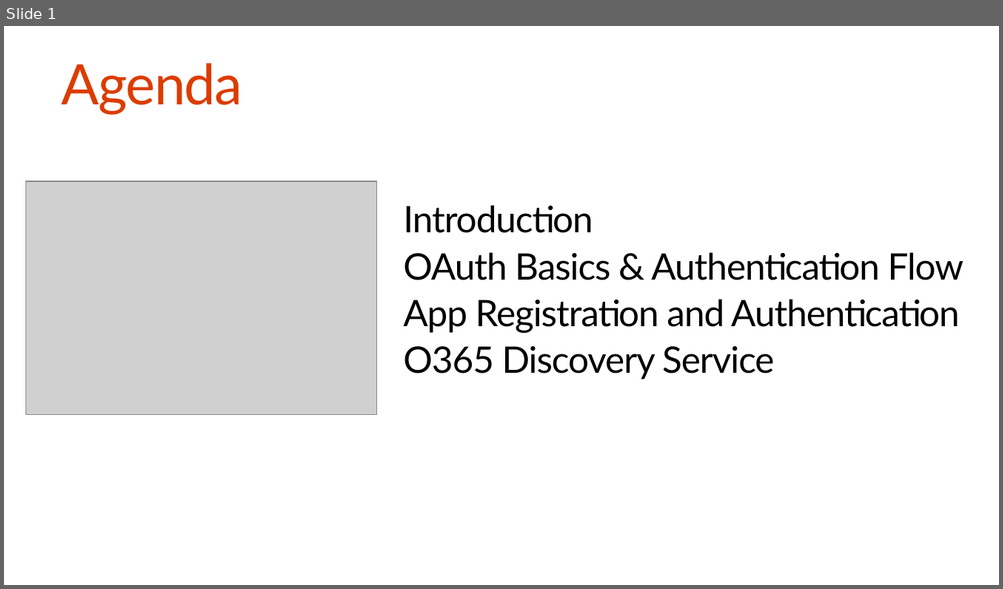
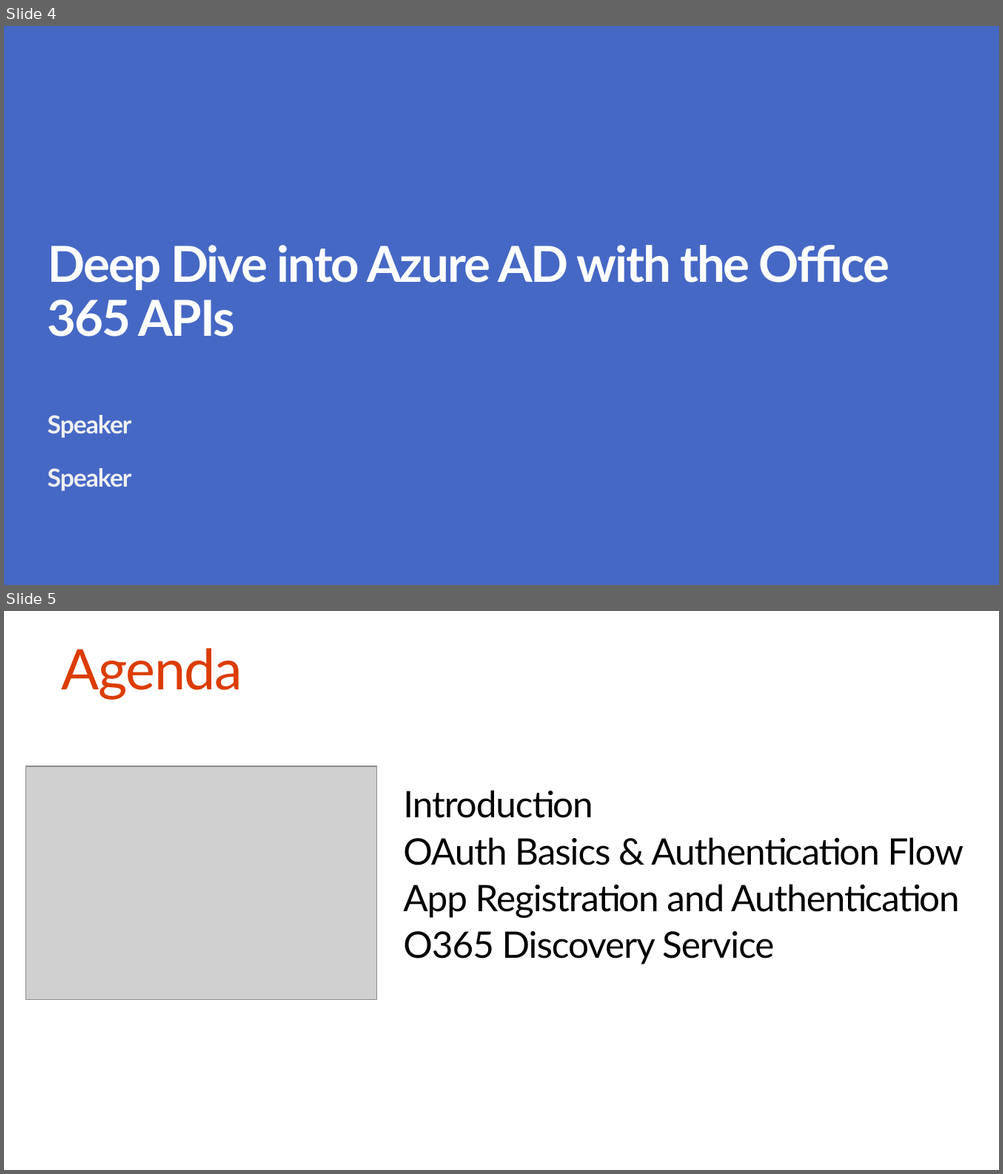
Before and after one commit to OfficeDev/TrainingContent, a slide deck: O3653-1 Deep Dive into Azure AD with the Office 365 APIs/O3653-1 Deep Dive into Azure AD with the Office 365 APIs.pptx. Shown one above the other, each under a label of ours: slide 1 before the commit, slides 4 and 5 after it. The pictures are 1003x589 and 1003x1174 pixels, drawn with LibreOffice and Linux fonts; fonts in the diff are those of the drawing; grey boxes stand for pictures; background and template pictures are left out. Boxes give left, top, right and bottom in pixels: in the first picture for what was removed or moved away, otherwise in the second. Text is boxed around its words. In the diff, an @@ line names an element or a change of style, - is before the commit and + after.

```diff
--- a/O3653-1 Deep Dive into Azure AD with the Office 365 APIs/O3653-1 Deep Dive into Azure AD with the Office 365 APIs.pptx
+++ b/O3653-1 Deep Dive into Azure AD with the Office 365 APIs/O3653-1 Deep Dive into Azure AD with the Office 365 APIs.pptx
@@ slide 4 added at [4, 26, 999, 585], background #4668C5 @@
@@ title added at [48, 245, 889, 337], 48 pt, text #FFFFFF, bold @@
+Deep Dive into Azure AD with the Office 365 APIs
@@ subtitle added at [48, 415, 132, 491], 24 pt, text #F2F2F2, bold @@
+Speaker
+Speaker
@@ what was slide 1 is now slide 5 @@
```
Also in this commit, not shown: 1 slide changed, 7 other slides added, 8 other files.
